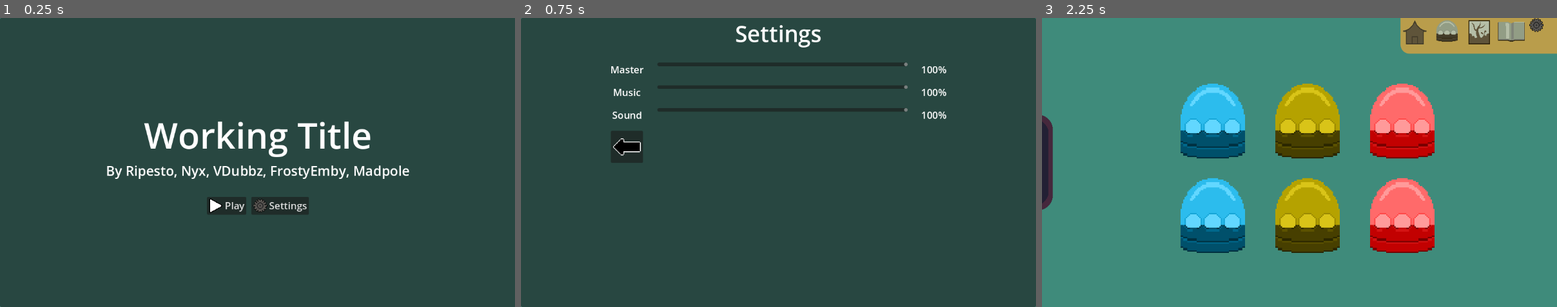
Above: before the commit, frames 1-3 (left to right).
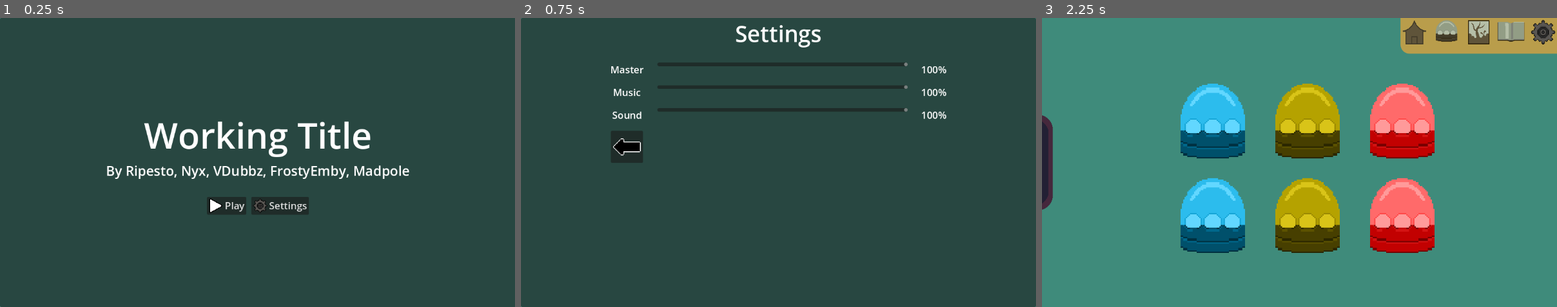
Above: after the commit, the same moments.

Repository: FrostyEmby/cafe-dot-secret-ingredient
Game: Godot game, scene res://scenes/main_menu.tscn
Two runs of this game, one before a commit and one after it. Both use one fixed random seed, a clock stepped at 60 frames per second and the inputs below.
Inputs (mouse positions are in pixels of both pictures, inside the frame that each line leads up to):
- Up to frame 1 (0.25 s): no input
- Up to frame 2 (0.75 s): click "Settings" at 0.5 s
- Up to frame 3 (2.25 s): click (1150, 148) at 1.25 s; click "Play" at 2 s

The runs differ from the first frame. In frame 1, less than 0.1% of the frame differs, in the area x 49-52%, y 62-68%; in frame 2, nothing differs; in frame 3, 0.5%, in the area x 70-100%, y 0-10%.

Commit message:
Added new settings gear art

Diff:
--- a/scenes/incubator.tscn
+++ b/scenes/incubator.tscn
@@ -8,13 +8,13 @@
 [ext_resource type="Texture2D" uid="uid://c8l1b328e07o3" path="res://art/icons/terrarium.png" id="3_7e0uq"]
 [ext_resource type="Texture2D" uid="uid://c5dtqxisv1of5" path="res://art/icons/home_hover.png" id="4_268c8"]
 [ext_resource type="Texture2D" uid="uid://v10nhsvrlxpn" path="res://art/icons/bestiary.png" id="4_jthp8"]
-[ext_resource type="Texture2D" uid="uid://cgn6g6ykgffnx" path="res://art/icons/gear.png" id="5_bhy05"]
 [ext_resource type="Texture2D" uid="uid://dvf5vhulucklh" path="res://art/icons/incubator_hover.png" id="6_7tas0"]
 [ext_resource type="Texture2D" uid="uid://cju3g4q1ifvup" path="res://art/props/incubator-cold.png" id="7_qigmh"]
 [ext_resource type="Texture2D" uid="uid://d2nso4xrnpncn" path="res://art/props/incubator-mid.png" id="8_0l4kl"]
 [ext_resource type="Texture2D" uid="uid://6v2am15t0fgw" path="res://art/icons/terrarium_hover.png" id="8_ic351"]
 [ext_resource type="Texture2D" uid="uid://bp6cqy3js0d2j" path="res://art/props/incubator-hot.png" id="9_tvefn"]
 [ext_resource type="Texture2D" uid="uid://dqr2h3xlcovdu" path="res://art/icons/bestiary_hover.png" id="10_yturw"]
+[ext_resource type="Texture2D" uid="uid://dvejl3bs6w23" path="res://art/icons/gear-big.png" id="12_7tas0"]
 
 [sub_resource type="StyleBoxEmpty" id="StyleBoxEmpty_ic351"]
 
@@ -201,7 +201,7 @@
 grow_vertical = 2
 theme_override_constants/separation = 8
 
-[node name="Button" type="TextureButton" parent="BoxContainer/HSplitContainer/MarginContainer2/Panel/HBoxContainer"]
+[node name="Home" type="TextureButton" parent="BoxContainer/HSplitContainer/MarginContainer2/Panel/HBoxContainer"]
 texture_filter = 1
 layout_mode = 2
 size_flags_horizontal = 4
@@ -209,7 +209,7 @@
 texture_hover = ExtResource("4_268c8")
 texture_focused = ExtResource("4_268c8")
 
-[node name="Button2" type="TextureButton" parent="BoxContainer/HSplitContainer/MarginContainer2/Panel/HBoxContainer"]
+[node name="Incubator" type="TextureButton" parent="BoxContainer/HSplitContainer/MarginContainer2/Panel/HBoxContainer"]
 texture_filter = 1
 layout_mode = 2
 size_flags_horizontal = 4
@@ -217,7 +217,7 @@
 texture_hover = ExtResource("6_7tas0")
 texture_focused = ExtResource("6_7tas0")
 
-[node name="Button3" type="TextureButton" parent="BoxContainer/HSplitContainer/MarginContainer2/Panel/HBoxContainer"]
+[node name="Terrarium" type="TextureButton" parent="BoxContainer/HSplitContainer/MarginContainer2/Panel/HBoxContainer"]
 texture_filter = 1
 layout_mode = 2
 size_flags_horizontal = 4
@@ -225,7 +225,7 @@
 texture_hover = ExtResource("8_ic351")
 texture_focused = ExtResource("8_ic351")
 
-[node name="Button4" type="TextureButton" parent="BoxContainer/HSplitContainer/MarginContainer2/Panel/HBoxContainer"]
+[node name="Bestiary" type="TextureButton" parent="BoxContainer/HSplitContainer/MarginContainer2/Panel/HBoxContainer"]
 texture_filter = 1
 layout_mode = 2
 size_flags_horizontal = 4
@@ -233,11 +233,11 @@
 texture_hover = ExtResource("10_yturw")
 texture_focused = ExtResource("10_yturw")
 
-[node name="Button5" type="TextureButton" parent="BoxContainer/HSplitContainer/MarginContainer2/Panel/HBoxContainer"]
-texture_filter = 1
-layout_mode = 2
-size_flags_horizontal = 4
-texture_normal = ExtResource("5_bhy05")
+[node name="Settings" type="TextureButton" parent="BoxContainer/HSplitContainer/MarginContainer2/Panel/HBoxContainer"]
+texture_filter = 1
+layout_mode = 2
+size_flags_horizontal = 4
+texture_normal = ExtResource("12_7tas0")
 
 [node name="MarginContainer" type="MarginContainer" parent="BoxContainer/HSplitContainer/MarginContainer2"]
 layout_mode = 2
Binary file added: art/icons/gear-big.png
Not shown, added: art/icons/gear-big.png.import
Binary file changed: art/icons/gear.png
